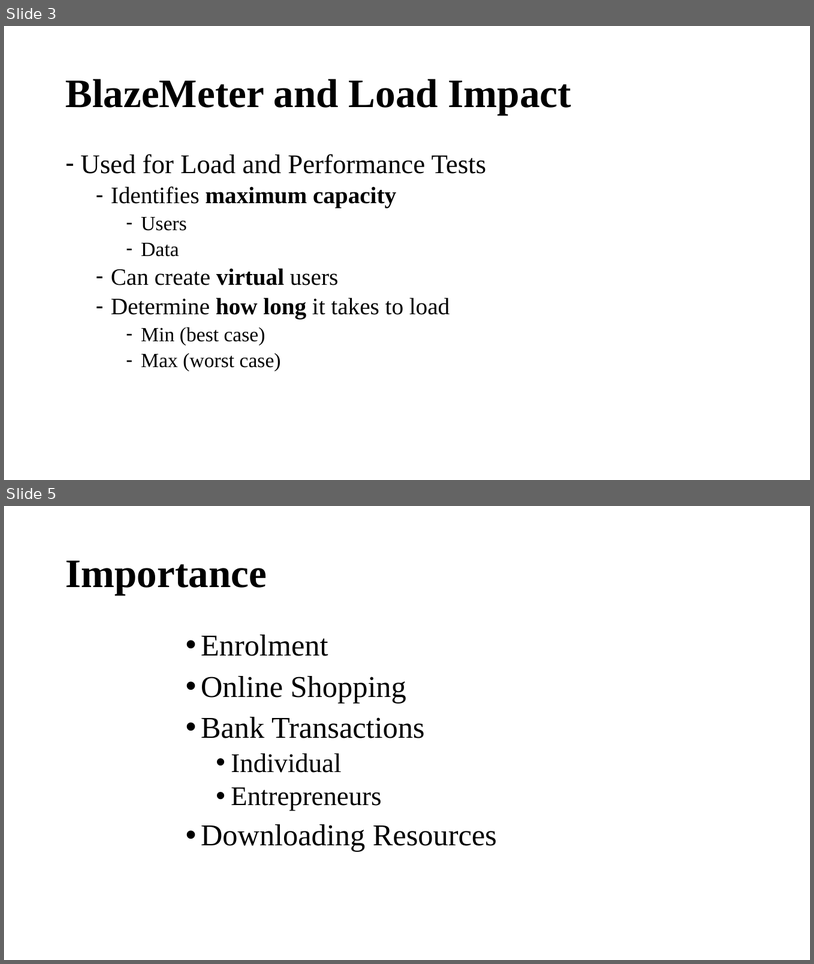
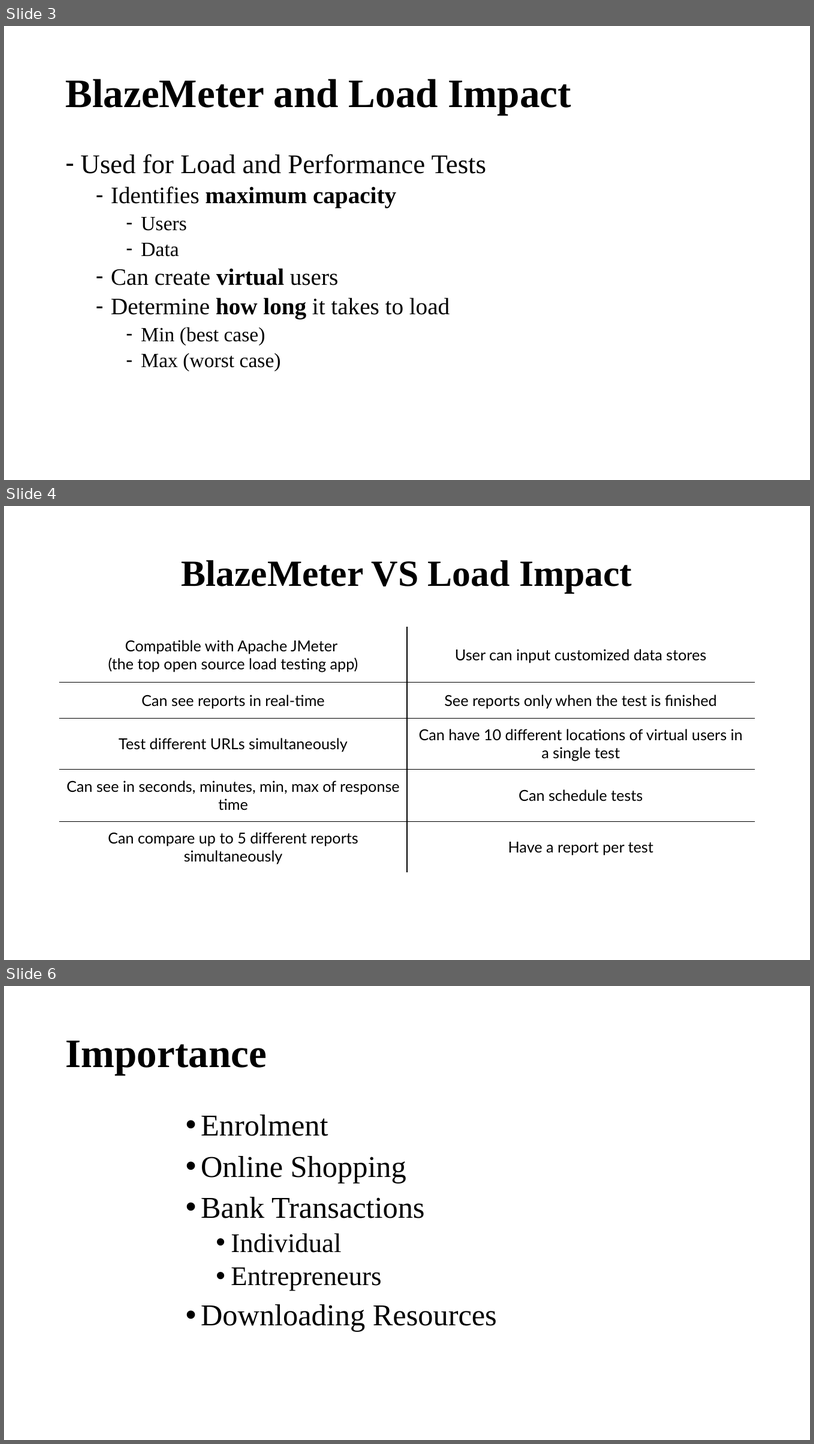
Before and after one commit to ataichi/ataichi.github.io, a slide deck: downloadables/BlazeMeter and Load Impact.pptx. Shown one above the other, each under a label of ours: slides 3 and 5 before the commit, slides 3, 4 and 6 after it; the slides between them are not shown. The pictures are 814x964 and 814x1444 pixels, drawn with LibreOffice and Linux fonts; fonts in the diff are those of the drawing. Boxes give left, top, right and bottom in pixels: in the first picture for what was removed or moved away, otherwise in the second. Text is boxed around its words. In the diff, an @@ line names an element or a change of style, - is before the commit and + after.

Commit message:
updated powerpoint

```diff
--- a/downloadables/BlazeMeter and Load Impact.pptx
+++ b/downloadables/BlazeMeter and Load Impact.pptx
@@ slide 4 added at (4, 506, 810, 960), background #FFFFFF @@
@@ title added at (182, 560, 632, 592), 44 pt, text #000000, bold @@
+BlazeMeter VS Load Impact
@@ table added at (60, 627, 755, 873), 5 rows, 2 columns @@
+Compatible with Apache JMeter / (the top open source load testing app) | User can input customized data stores
+Can see reports in real-time | See reports only when the test is finished
+Test different URLs simultaneously | Can have 10 different locations of virtual users in a single test
+Can see in seconds, minutes, min, max of response time | Can schedule tests
+Can compare up to 5 different reports simultaneously | Have a report per test
@@ what was slide 5 is now slide 6 @@
```
Also in this commit, not shown: 1 other file.
